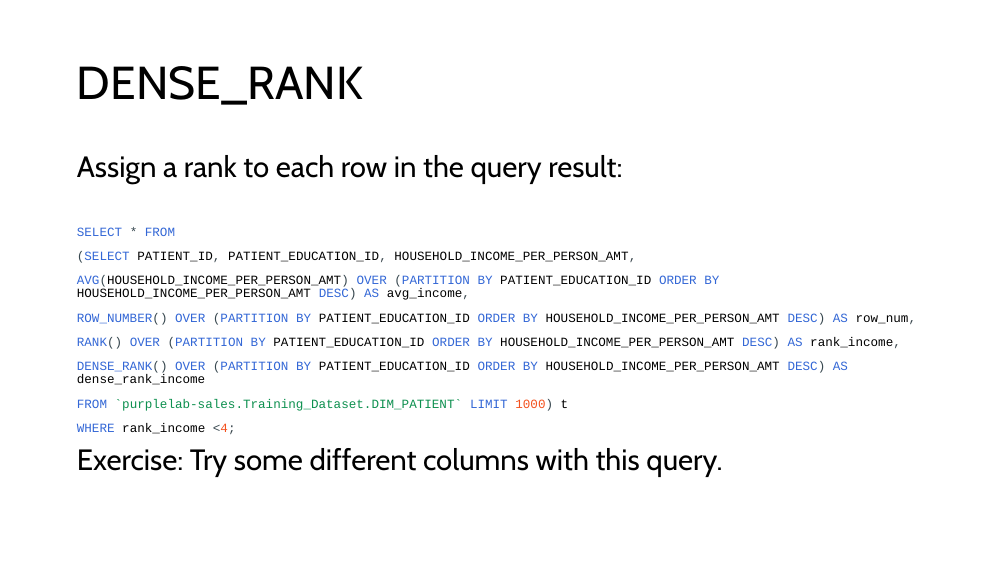
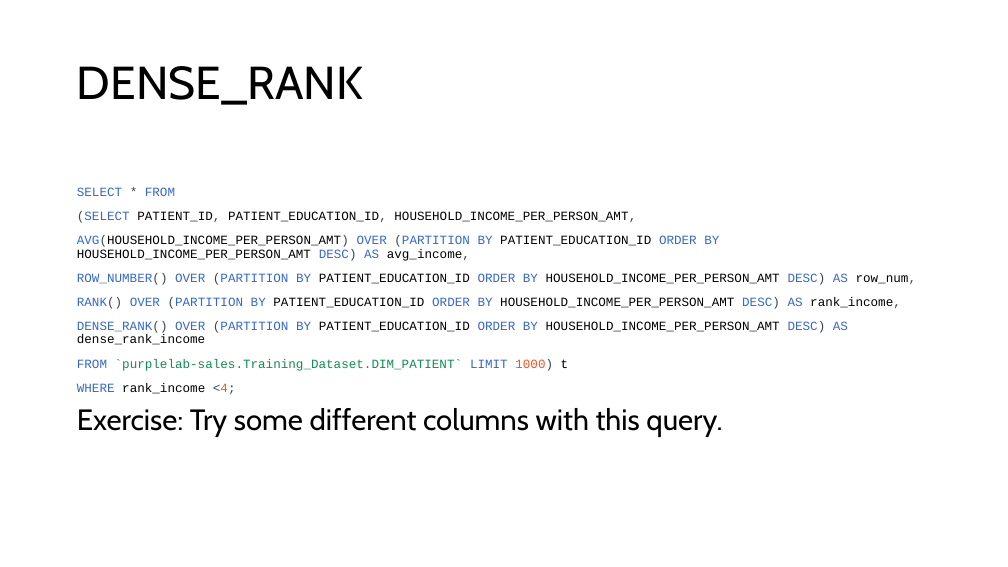
Before and after one commit to appjedi/youtube, a slide deck: slide 20 of SQL/Intro To SQL Day 10 Windows Functions.pptx (slide 15 before the commit). Drawn at 1008x567 pixels with LibreOffice and Linux fonts; fonts in the diff are those of the drawing. Boxes give left, top, right and bottom in pixels: in the first picture for what was removed or moved away, otherwise in the second. Text is boxed around its words. In the diff, an @@ line names an element or a change of style, - is before the commit and + after.

```diff
--- a/SQL/Intro To SQL Day 10 Windows Functions.pptx
+++ b/SQL/Intro To SQL Day 10 Windows Functions.pptx
@@ text at (x1=77, y1=155, x2=622, y2=184): paragraph removed @@
-Assign a rank to each row in the query result:
```
Also in this commit, not shown: 9 other slides changed, 12 slides added, 1 slide removed, 1 other file.
